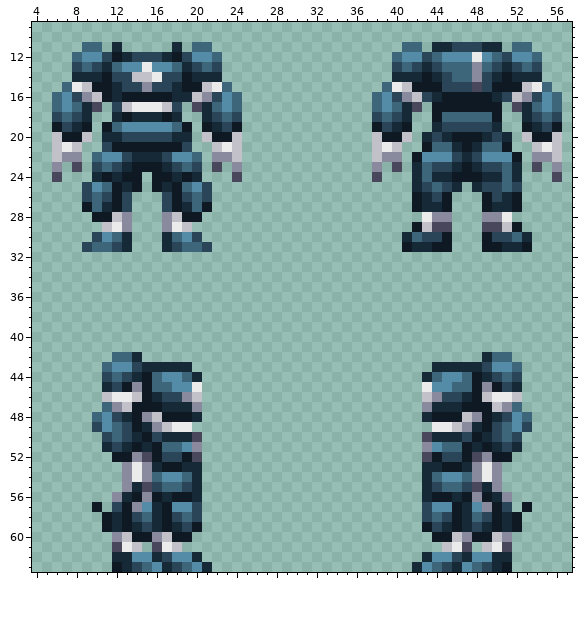
Two states of a pixel-art sprite, Resources/Textures/SS220/Clothing/OuterClothing/Hardsuits/paramed.rsi/equipped-OUTERCLOTHING-vox.png. That is the earlier state.
The file is 64x64 pixels. Shown: x 4..57, y 9..63.
New version:
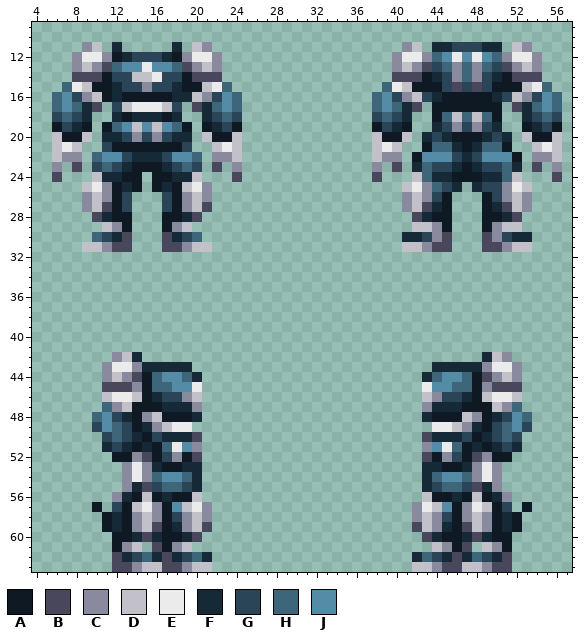
Palette (. is transparent): A #0e1924  B #49475c  C #8a8a9e  D #c2c1c9  E #ebebeb  F #162936  G #2a4557  H #3d667a  J #548ba6
What changed:
Changed rows in their new state; - is an unchanged pixel.
first column x 8:
11 -CD---------DC-------------------CD---------DC-
12 CEEC-------CEEC-----------------CEEC--E----CEEC
13 CDCB-------BCDC-----------------CDCB--C----BCDC
14 BBB---------BBB-----------------BBB---C-----BBB
15 --------------------------------------B--------
18 --------------------------------------D-D------
19 ------D-D-----------------------------C-C------
20 ------C-C--------------------------------------
first column x 9:
24 -DF-------FD---------------------D---------D-
25 DEC-------DEC-------------------DEC-------CED
26 CDC-------CDC-------------------CDC-------CDC
27 CDB-------CDB-------------------CDB-------BDC
28 -BFAA---AAFB---------------------BFAA---AAFB-
29 ---CA---AC-----------------------D-CA---AC-D-
30 -HGFB---BFGH---------------------F-CB---BC-F-
31 DDCBB---BBCDD-------------------DDCBB---BBCDD
first column x 11:
42 -CD------------------------------------DC-
43 CEEC----------------------------------CEEC
44 CDCB----------------------------------BCDC
45 BBB------------------------------------BBB
first column x 18:
51 E--------------------------E
52 C--------------------------C
first column x 12:
56 ---D----D----------------------D----D---
57 --DEC--DEC--------------------CED--CED--
58 --CDC--CDC--------------------CDC--CDC--
59 --CDB--CDB--------------------BDC--BDC--
60 AAFBFA-FB----------------------BF-AFBFAA
61 AC---ACD------------------------DCA---CA
62 B-GH-BFGHF--------------------FHGFB-HG-B
63 BBCDDBBCDD--------------------DDCBBDDCBB
